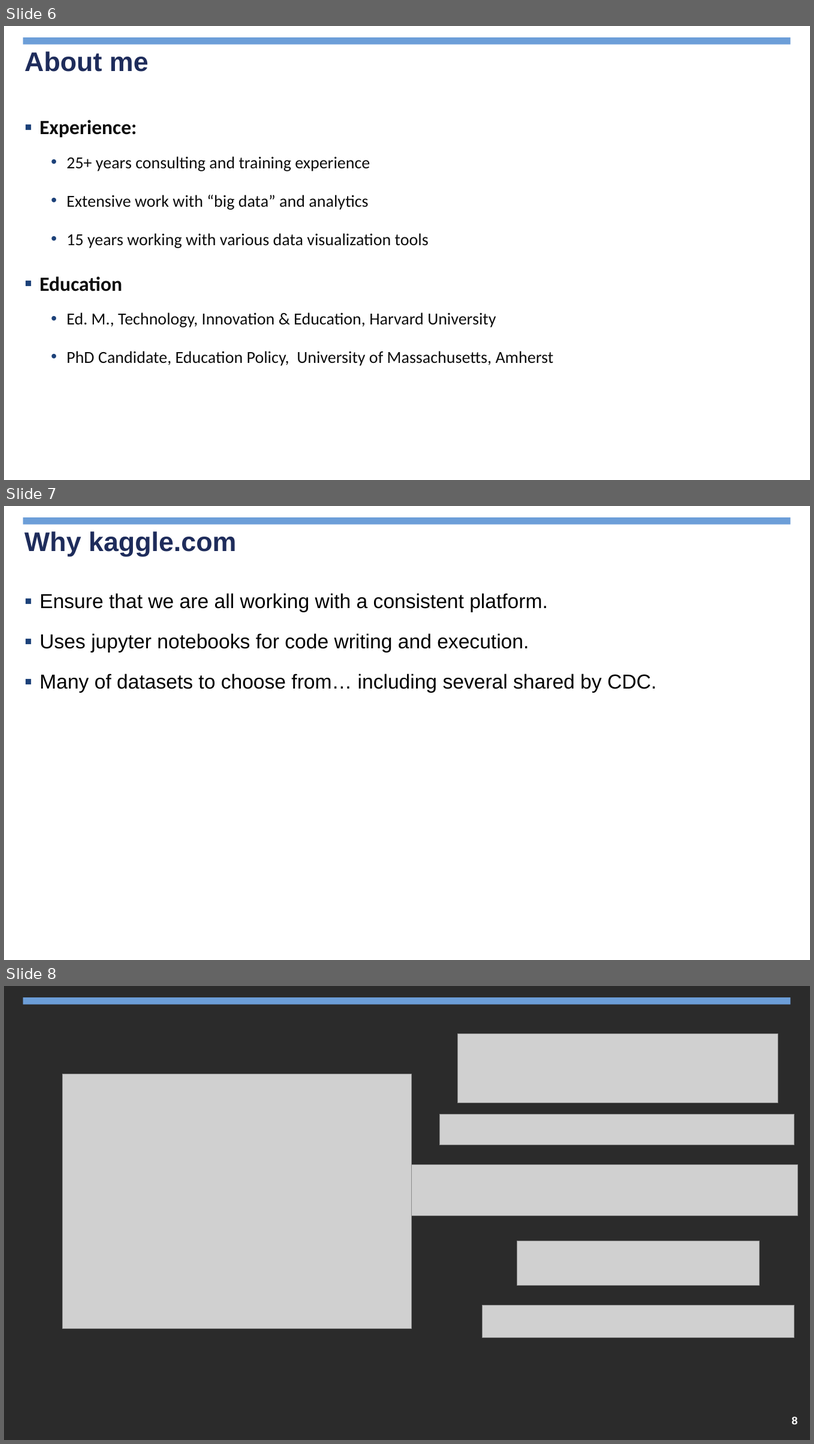
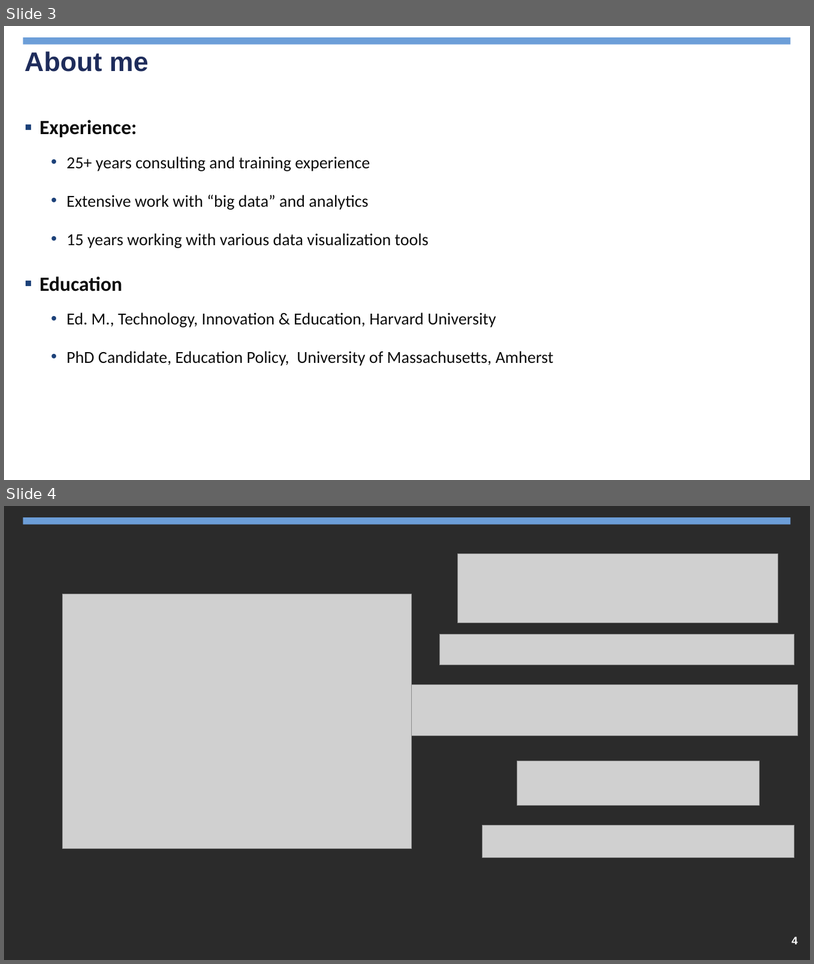
Before and after one commit to jimcody2014/Python-CDC, a slide deck: Dashboards/notes/Python Dashboards.pptx. Shown one above the other, each under a label of ours: slides 6, 7 and 8 before the commit, slides 3 and 4 after it. The pictures are 814x1444 and 814x964 pixels, drawn with LibreOffice and Linux fonts; fonts in the diff are those of the drawing; grey boxes stand for pictures; background and template pictures are left out; a plain dark background stands for a picture behind light text. Boxes give left, top, right and bottom in pixels: in the first picture for what was removed or moved away, otherwise in the second. Text is boxed around its words. In the diff, an @@ line names an element or a change of style, - is before the commit and + after.

```diff
--- a/Dashboards/notes/Python Dashboards.pptx
+++ b/Dashboards/notes/Python Dashboards.pptx
@@ slide 7 removed at box(4, 506, 810, 960), background picture (left out); not listed: 1 template element that a slide beside it also shows @@
@@ title removed at box(24, 531, 236, 556) @@
-Why kaggle.com
@@ text removed at box(39, 593, 657, 693) @@
-▪ Ensure that we are all working with a consistent platform.
-▪ Uses jupyter notebooks for code writing and execution.
-▪ Many of datasets to choose from… including several shared by CDC.
@@ page number removed at box(623, 928, 804, 952) @@
-7
@@ what was slide 6 is now slide 3 @@
@@ what was slide 8 is now slide 4 @@
@@ page number at box(792, 936, 798, 944): text changed @@
-8
+4
```
Also in this commit, not shown: 1 slide changed, 3 slides added, 4 other slides removed, 44 other files.
